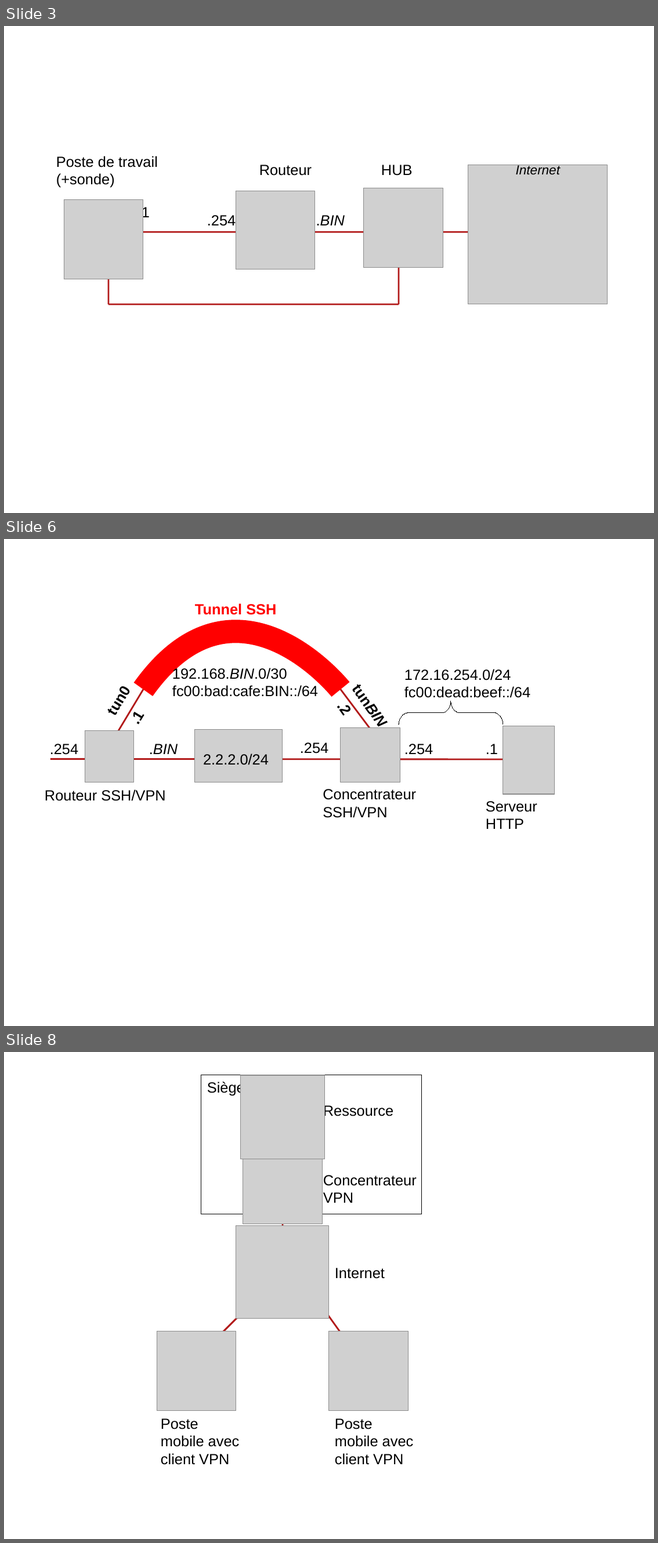
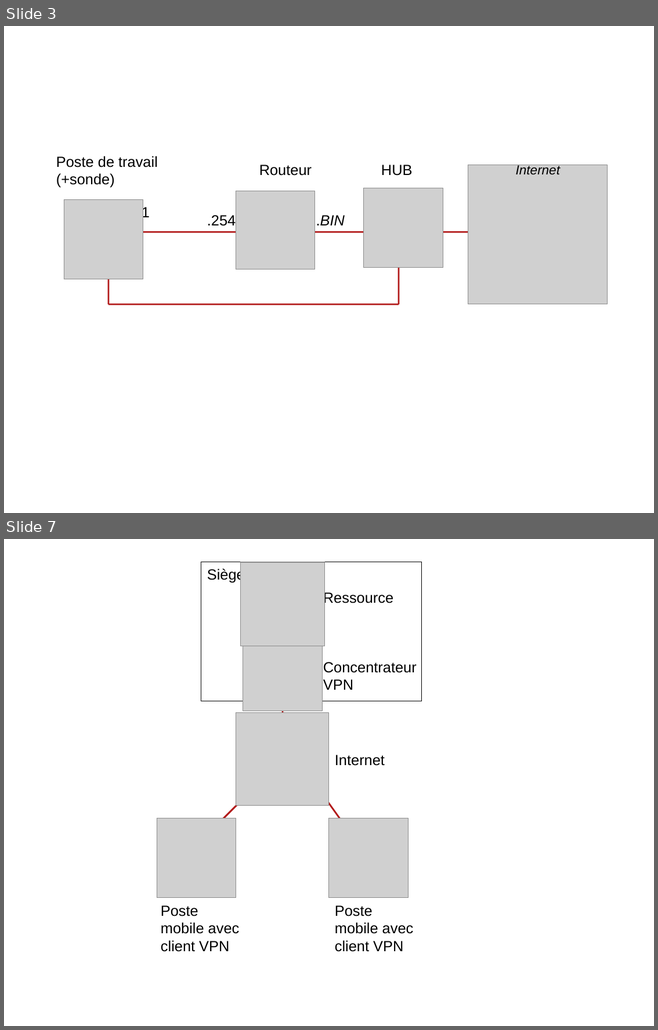
Before and after one commit to ocochard/TP-VPN, a slide deck: schemas.TP.odp. Shown one above the other, each under a label of ours: slides 3, 6 and 8 before the commit, slides 3 and 7 after it; the slides between them are not shown. The pictures are 658x1543 and 658x1030 pixels, drawn with LibreOffice and Linux fonts; fonts in the diff are those of the drawing; grey boxes stand for pictures. Boxes give left, top, right and bottom in pixels: in the first picture for what was removed or moved away, otherwise in the second. Text is boxed around its words. In the diff, an @@ line names an element or a change of style, - is before the commit and + after.

```diff
--- a/schemas.TP.odp
+++ b/schemas.TP.odp
@@ slide 6 removed at bbox=[4, 539, 654, 1026], background #FFFFFF @@
@@ text removed at bbox=[195, 603, 276, 615] @@
-Tunnel SSH
@@ freeform shape removed at bbox=[143, 632, 340, 689] @@
@@ text removed at bbox=[97, 676, 139, 725] @@
-tun0
@@ text removed at bbox=[172, 667, 318, 697] @@
-192.168.BIN.0/30
-fc00:bad:cafe:BIN::/64
@@ text removed at bbox=[344, 674, 397, 737] @@
-tunBIN
@@ text removed at bbox=[404, 669, 530, 698] @@
-172.16.254.0/24
-fc00:dead:beef::/64
@@ line removed from (108, 748) to (143, 689) @@
@@ line removed from (375, 736) to (340, 689) @@
@@ text removed at bbox=[333, 707, 352, 716] @@
-.2
@@ freeform shape removed at bbox=[398, 701, 503, 724] @@
@@ text removed at bbox=[125, 716, 143, 725] @@
-.1
@@ picture removed at bbox=[195, 729, 283, 783] @@
@@ picture removed at bbox=[340, 727, 400, 783] @@
@@ picture removed at bbox=[503, 726, 554, 794] @@
@@ text removed at bbox=[50, 744, 78, 755] @@
-.254
@@ picture removed at bbox=[85, 730, 134, 783] @@
@@ text removed at bbox=[149, 744, 177, 754] @@
-.BIN
@@ text removed at bbox=[300, 743, 328, 754] @@
-.254
@@ text removed at bbox=[404, 744, 433, 755] @@
-.254
@@ text removed at bbox=[485, 744, 498, 754] @@
-.1
@@ line removed from (50, 759) to (514, 759) @@
@@ text removed at bbox=[203, 754, 268, 765] @@
-2.2.2.0/24
@@ text removed at bbox=[45, 790, 165, 801] @@
-Routeur SSH/VPN
@@ text removed at bbox=[322, 789, 416, 818] @@
-Concentrateur
-SSH/VPN
@@ text removed at bbox=[485, 801, 537, 829] @@
-Serveur
-HTTP
@@ what was slide 8 is now slide 7 @@
```
Also in this commit, not shown: 3 slides changed, 3 other files.
